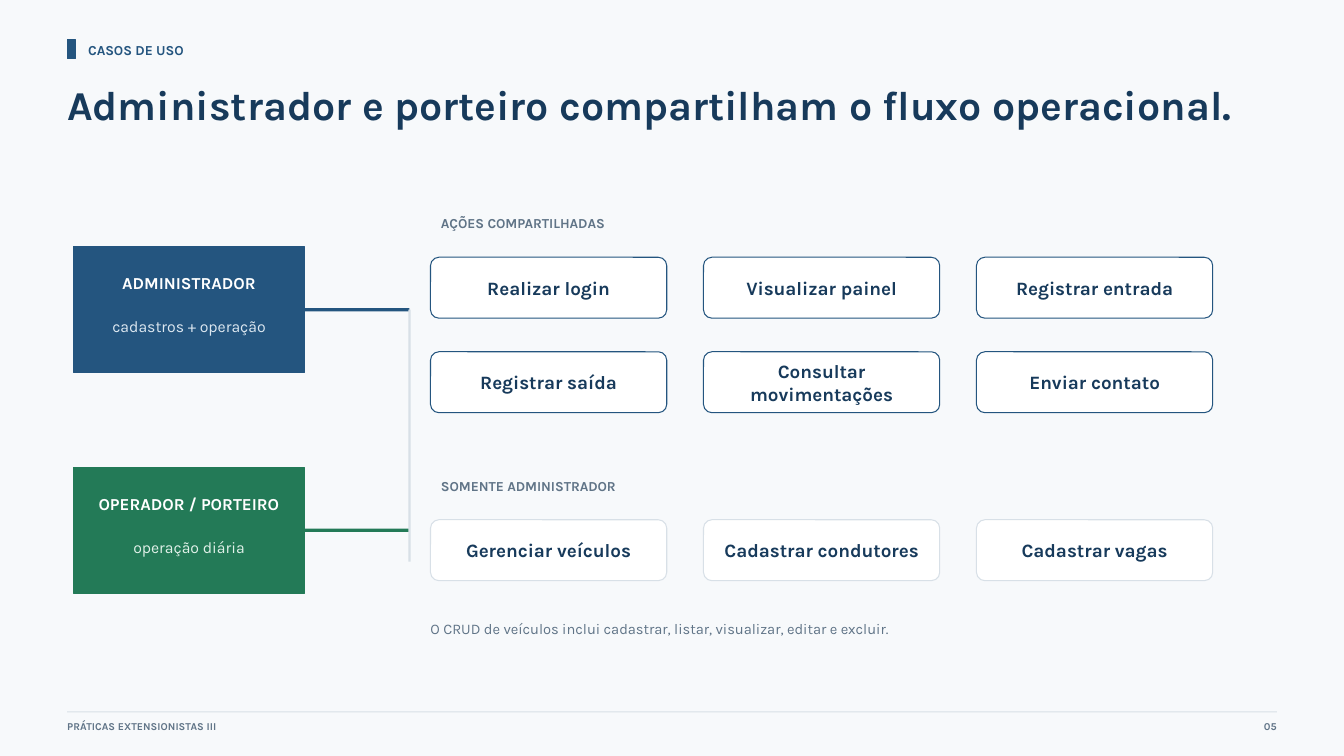
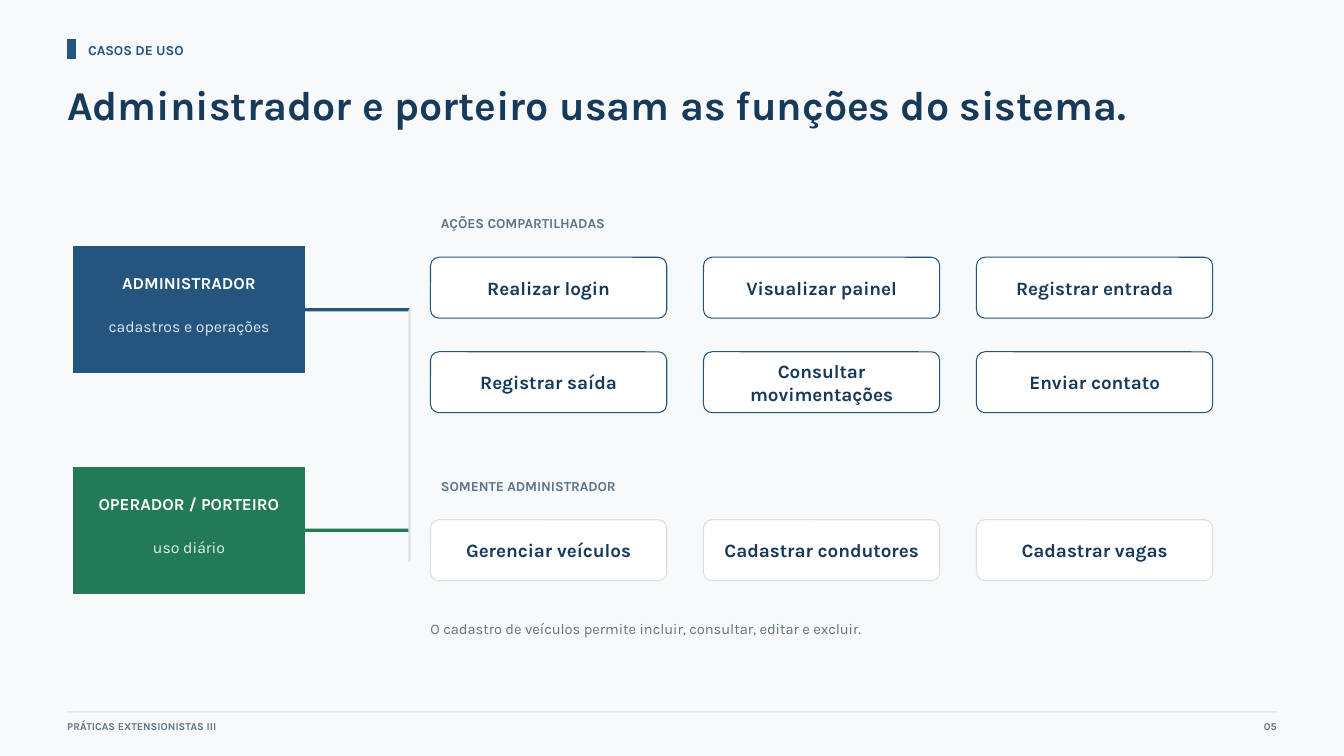
Before and after one commit to rafaeldreyer/sistema-entrada-saida-veiculos, a slide deck: slide 5 of doc/atividade-3/Apresentacao_Atividade_3_Sistema_Veiculos.pptx. Drawn at 1344x756 pixels with LibreOffice and Linux fonts; fonts in the diff are those of the drawing. Boxes give left, top, right and bottom in pixels: in the first picture for what was removed or moved away, otherwise in the second. Text is boxed around its words. In the diff, an @@ line names an element or a change of style, - is before the commit and + after.

```diff
--- a/doc/atividade-3/Apresentacao_Atividade_3_Sistema_Veiculos.pptx
+++ b/doc/atividade-3/Apresentacao_Atividade_3_Sistema_Veiculos.pptx
@@ text at (x1=67, y1=90, x2=1126, y2=130): text changed @@
-Administrador e porteiro compartilham o fluxo operacional.
+Administrador e porteiro usam as funções do sistema.
@@ text at (x1=109, y1=321, x2=270, y2=336): text changed @@
-cadastros + operação
+cadastros e operações
@@ text at (x1=153, y1=541, x2=225, y2=553): text changed @@
-operação diária
+uso diário
@@ text at (x1=430, y1=623, x2=861, y2=638): text changed @@
-O CRUD de veículos inclui cadastrar, listar, visualizar, editar e excluir.
+O cadastro de veículos permite incluir, consultar, editar e excluir.
```
Also in this commit, not shown: 7 other slides changed, 2 other files.
